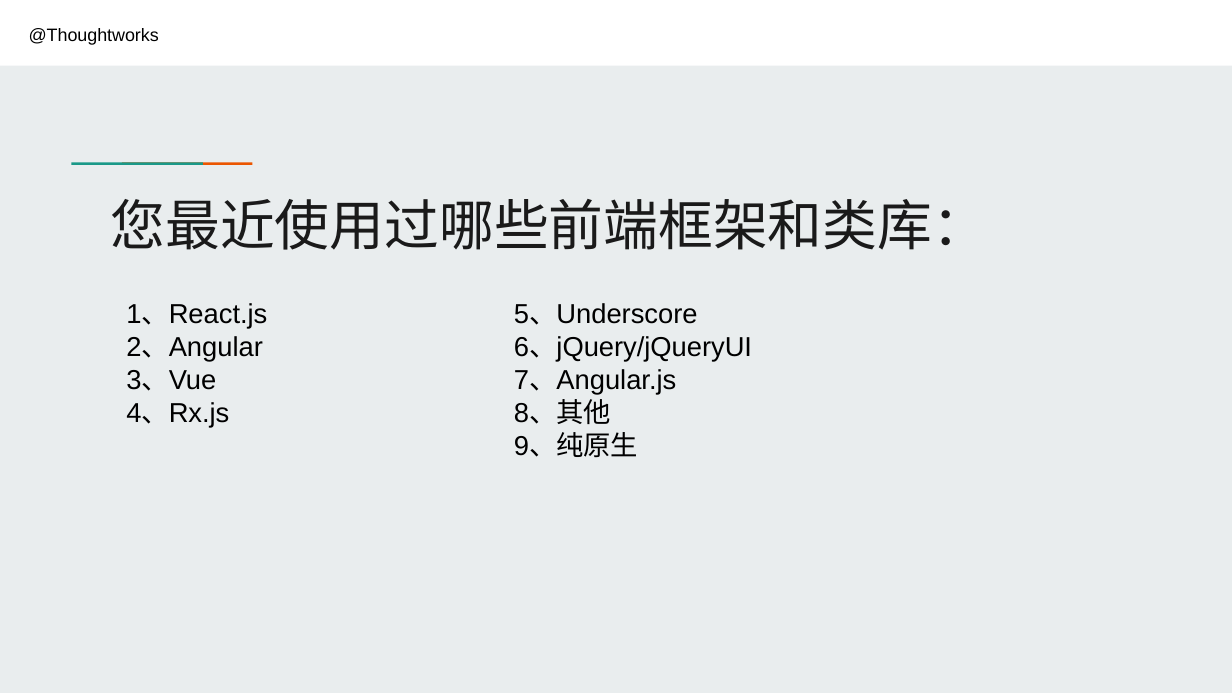
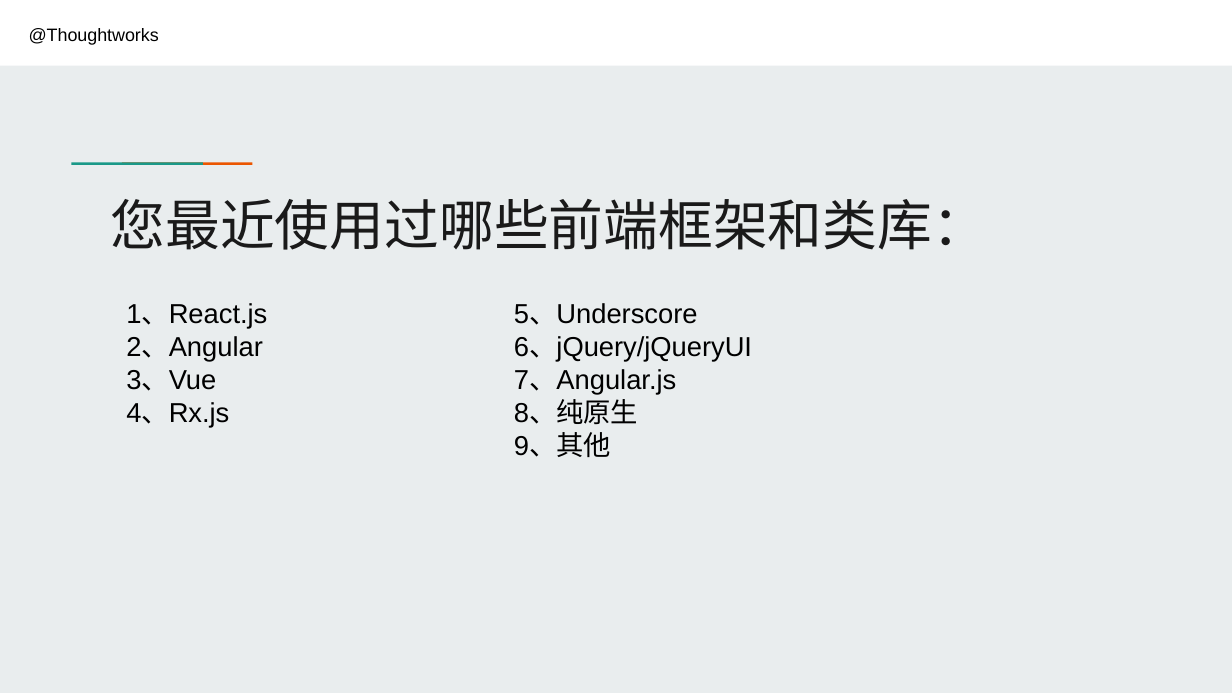
Before and after one commit to winkingzhang/svelte-tutorial, a slide deck: slide 1 of Svelte动手玩.pptx. Drawn at 1232x693 pixels with LibreOffice and Linux fonts; fonts in the diff are those of the drawing; background and template pictures are left out. Boxes give left, top, right and bottom in pixels: in the first picture for what was removed or moved away, otherwise in the second. Text is boxed around its words. In the diff, an @@ line names an element or a change of style, - is before the commit and + after.

Commit message:
update slides

```diff
--- a/Svelte动手玩.pptx
+++ b/Svelte动手玩.pptx
@@ text at bbox=[514, 336, 752, 457]: text changed @@
-6、jQuery/jQueryUI
-7、Angular.js
-8、其他
-9、纯原生
+6、jQuery/jQueryUI
+7、Angular.js
+8、纯原生
+9、其他
```
